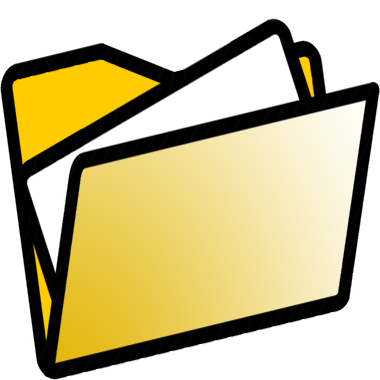
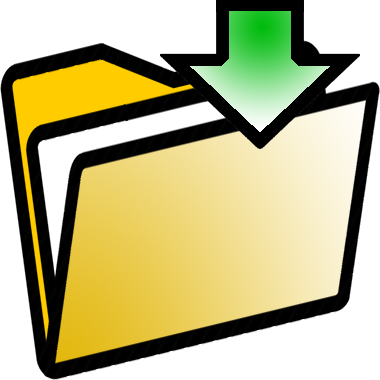
Revision of a layered 380 × 380 image; what changed, layer by layer:
showed "Calque 12" over left=160, top=0, right=360, bottom=149
showed "Calque 13" over left=187, top=0, right=333, bottom=135
hid "Calque 2" over left=16, top=18, right=360, bottom=355
hid "Calque 7" over left=22, top=28, right=304, bottom=277
showed "Calque2copy" over left=16, top=40, right=360, bottom=355
showed "Calque 11" over left=32, top=75, right=300, bottom=281
